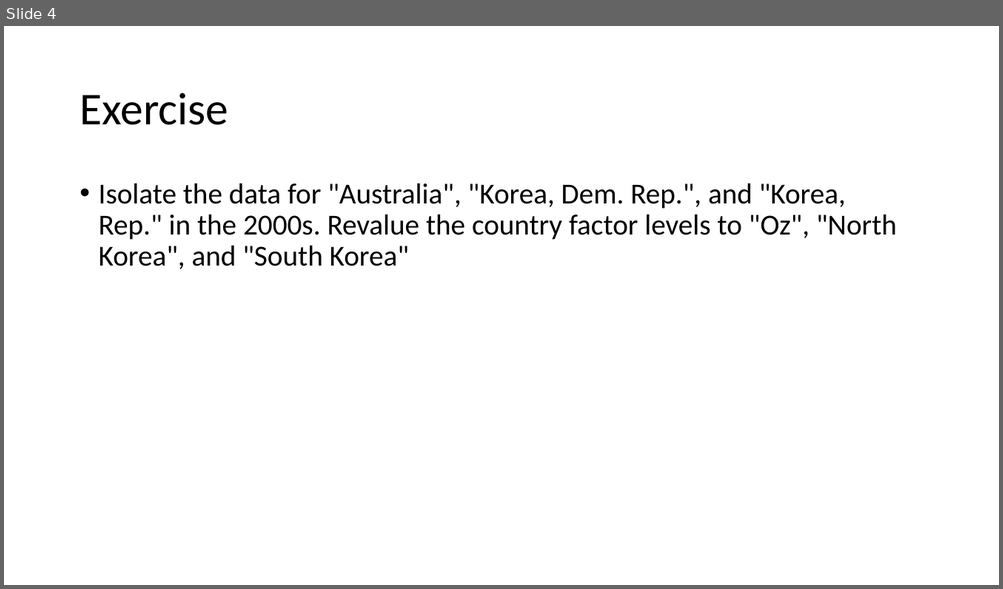
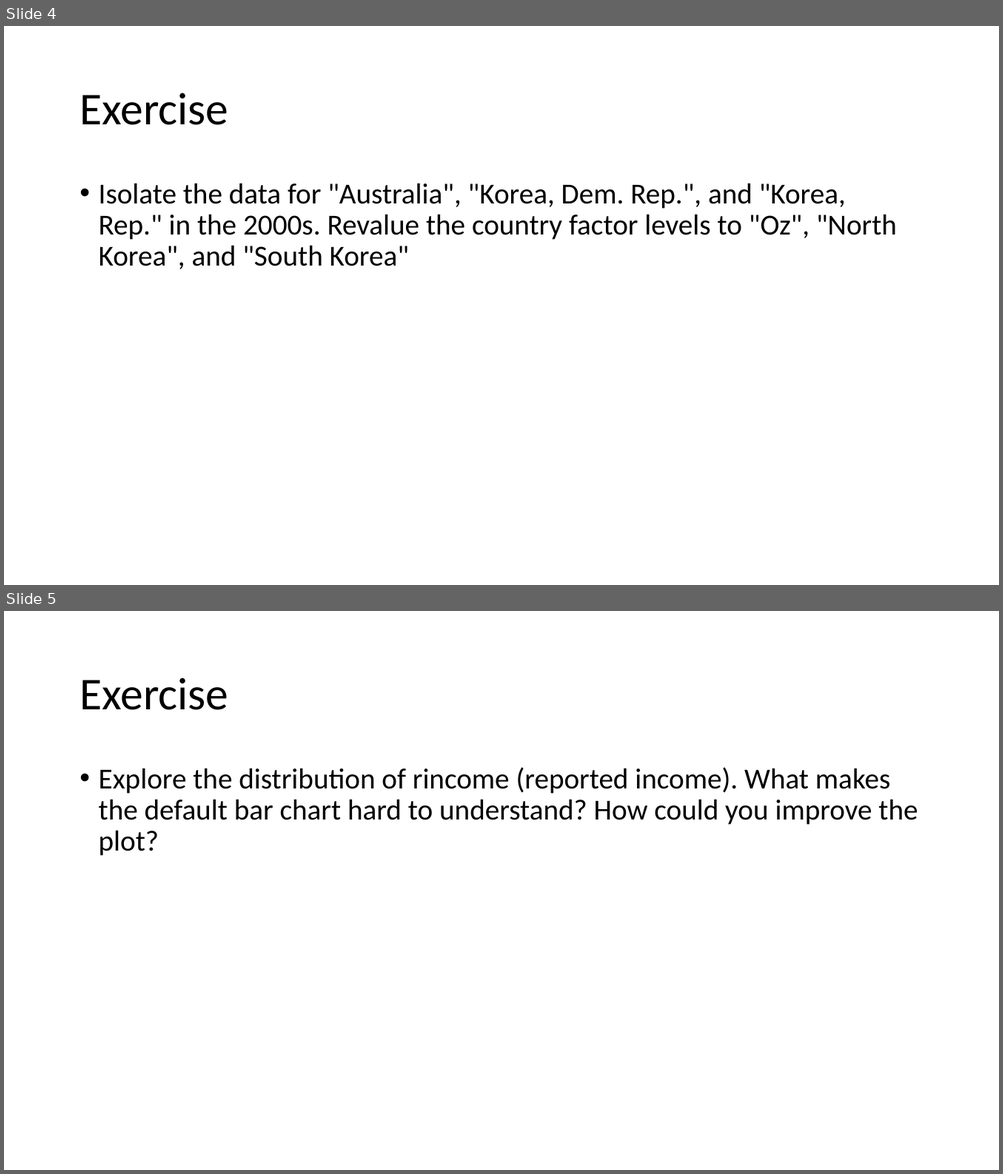
Before and after one commit to nt246/NTRES-6100-data-science, a slide deck: slides/Factors.pptx. Shown one above the other, each under a label of ours: slide 4 before the commit, slides 4 and 5 after it. The pictures are 1003x589 and 1003x1174 pixels, drawn with LibreOffice and Linux fonts; fonts in the diff are those of the drawing. Boxes give left, top, right and bottom in pixels: in the first picture for what was removed or moved away, otherwise in the second. Text is boxed around its words. In the diff, an @@ line names an element or a change of style, - is before the commit and + after.

```diff
--- a/slides/Factors.pptx
+++ b/slides/Factors.pptx
@@ slide 5 added at [4, 611, 999, 1170], background #FFFFFF @@
@@ title added at [79, 678, 228, 710], 44 pt, text #000000 @@
+Exercise
@@ text added at [99, 767, 917, 856], 28 pt, text #000000 @@
+• Explore the distribution of rincome (reported income). What makes the default bar chart hard to understand? How could you improve the plot?
```
Also in this commit, not shown: 2 slides changed, 2 other slides added, 6 other files.
